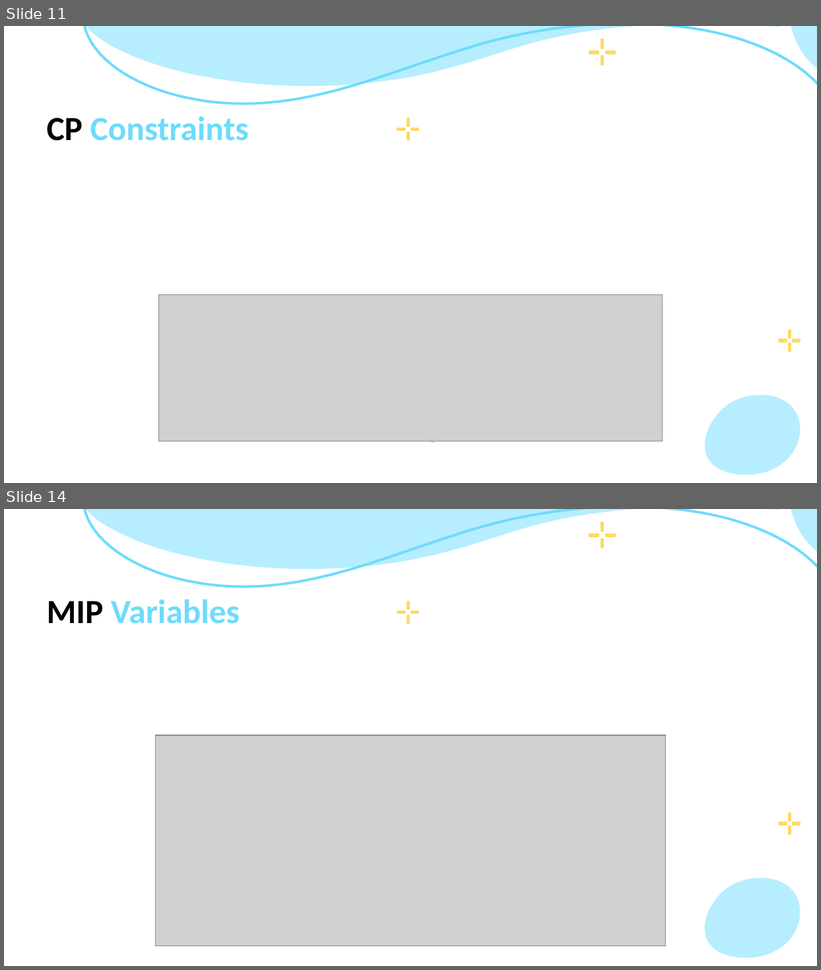
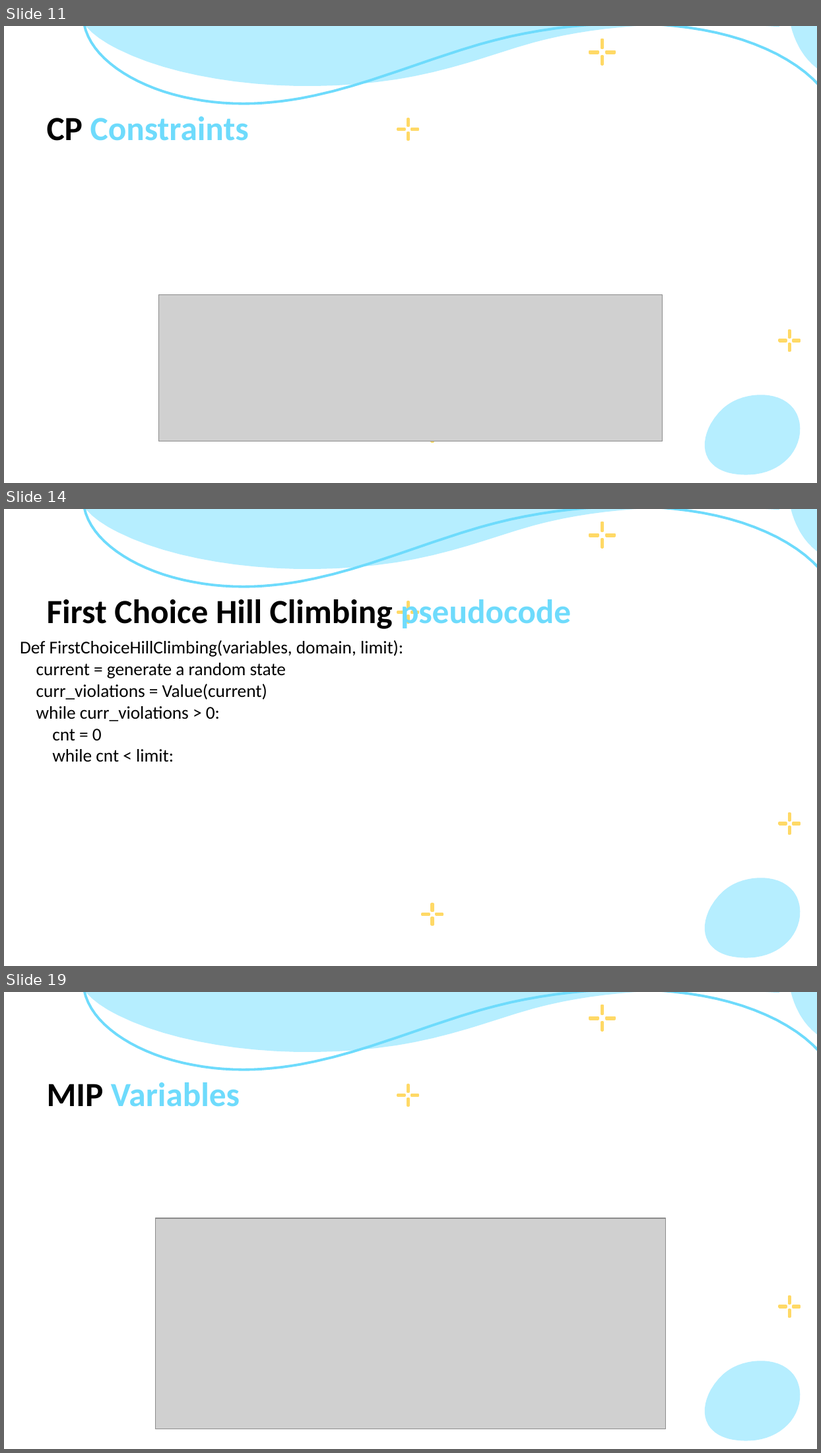
Before and after one commit to phongtran263/mini_project_opt, a slide deck: FOO.pptx. Shown one above the other, each under a label of ours: slides 11 and 14 before the commit, slides 11, 14 and 19 after it; the slides between them are not shown. The pictures are 821x970 and 821x1453 pixels, drawn with LibreOffice and Linux fonts; fonts in the diff are those of the drawing; grey boxes stand for pictures. Boxes give left, top, right and bottom in pixels: in the first picture for what was removed or moved away, otherwise in the second. Text is boxed around its words. In the diff, an @@ line names an element or a change of style, - is before the commit and + after.

```diff
--- a/FOO.pptx
+++ b/FOO.pptx
@@ slide 14 added at bbox=[4, 509, 817, 966], background #FFFFFF; not listed: 3 template elements that a slide beside it also shows @@
@@ group added at bbox=[589, 523, 614, 548]: 4 freeform shapes @@
@@ title added at bbox=[47, 599, 571, 629], 30 pt, text #000000, bold @@
+First Choice Hill Climbing pseudocode
@@ group added at bbox=[399, 603, 418, 622]: 4 freeform shapes @@
@@ subtitle added at bbox=[20, 640, 403, 762], 16 pt, text #000000 @@
+Def FirstChoiceHillClimbing(variables, domain, limit):
+current = generate a random state
+curr_violations = Value(current)
+while curr_violations > 0:
+cnt = 0
+while cnt < limit:
@@ group added at bbox=[780, 814, 800, 834]: 4 freeform shapes @@
@@ freeform shape added at bbox=[698, 865, 808, 966], fill #B6EEFF @@
@@ group added at bbox=[422, 905, 442, 925]: 4 freeform shapes @@
@@ what was slide 14 is now slide 19 @@
```
Also in this commit, not shown: 3 slides changed, 4 other slides added.
